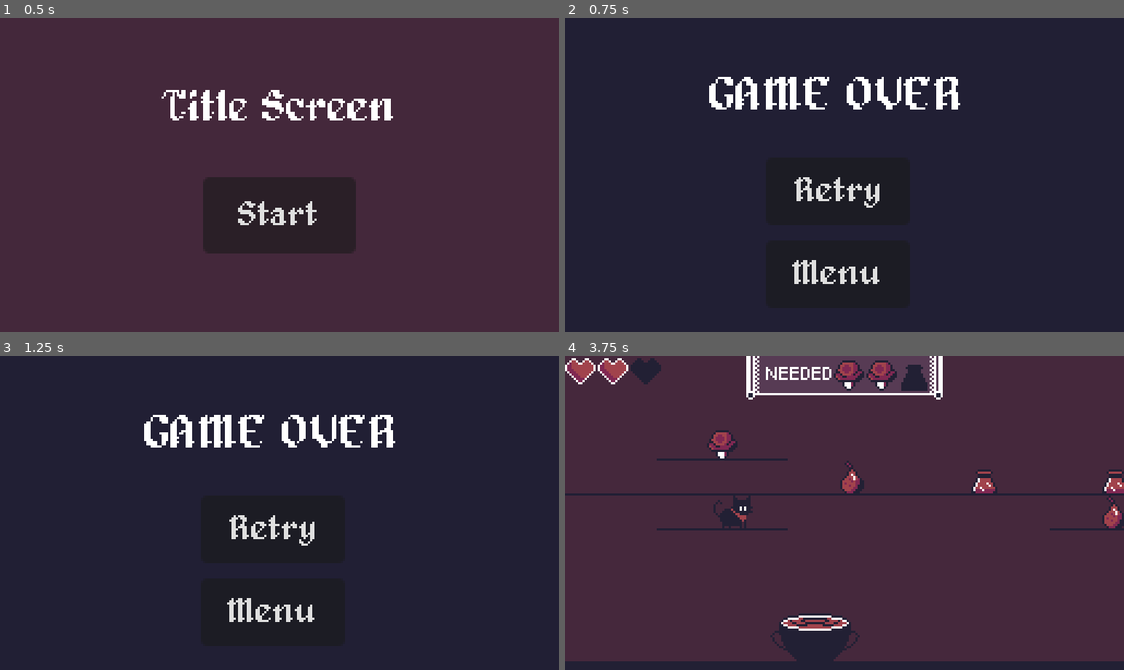
Above: before the commit, frames 1-4 (two rows, left to right).
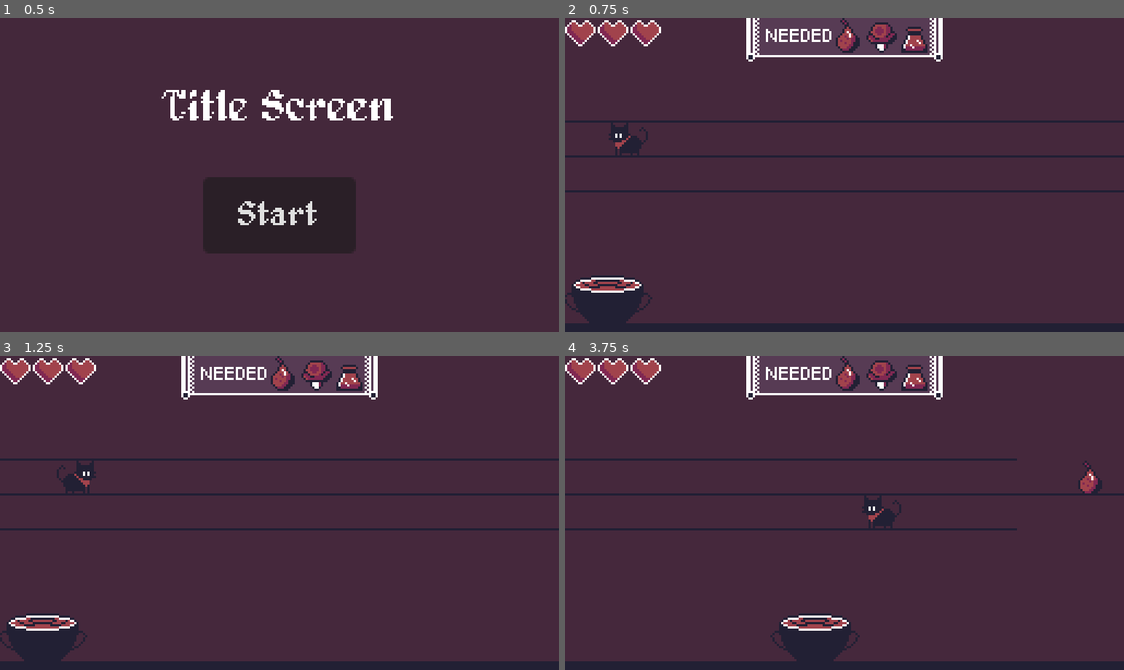
Above: after the commit, the same moments.

Repository: Bazooh/BlackCatJam
Game: Godot game, scene res://ui/menu.tscn
Two runs of this game, one before a commit and one after it. Both use one fixed random seed, a clock stepped at 60 frames per second and the inputs below.
Inputs (mouse positions are in pixels of both pictures, inside the frame that each line leads up to):
- Up to frame 1 (0.5 s): no input
- Up to frame 2 (0.75 s): click "Start" at 0.5 s
- Up to frame 3 (1.25 s): no input
- Up to frame 4 (3.75 s): click (838, 528) at 1.25 s, where only the run before the commit has a clickable "Retry"; hold Right (right) 2.03-2.78 s; hold S (down) 2.78-3.53 s; hold Right (right) from 3.53 s (still down)

Frame 1 is identical in both runs. In frame 2, 93% of the frame differs, in the area x 0-100%, y 0-98%; in frame 3, 93%; in frame 4, 4.1%.

Commit message:
Generator tweaks
- Intro section without ingredients or holes
- Offset ingredients randomly when spawned
- Some value tweaks
- Bug fix

Diff:
--- a/entities/cat.gd
+++ b/entities/cat.gd
@@ -11,6 +11,15 @@
 @onready var check_holes: Area2D = $CheckHoles
 @onready var rect: Rect2 = $CollisionShape.shape.get_rect()
 
+var min_x : float
+var max_x : float
+
+const size : float = 16
+const edge_x : float = 256
+
+func _ready():
+	min_x = size / 2
+	max_x = edge_x - size / 2
 
 func change_direction():
 	direction *= -1
@@ -59,7 +68,7 @@
 	elif Input.is_action_just_pressed("down") and can_go_down():
 		position.y += PLATFORM_MARGIN
 
-	if not has_platform_below() or check_holes.global_position.x < 0 or check_holes.global_position.x > get_viewport_rect().size.x:
+	if not has_platform_below() or check_holes.global_position.x < min_x or check_holes.global_position.x > max_x:
 		change_direction()
 
 		await get_tree().create_timer(2 * delta).timeout
--- a/entities/items/cat_effects/drop.gd
+++ b/entities/items/cat_effects/drop.gd
@@ -3,7 +3,7 @@
 
 @export var drop_speed: float = 300.0
 
-const floor_y : int = 130
+const floor_y : int = 143
 
 var is_dropping := false
 
--- a/entities/items/item.tscn
+++ b/entities/items/item.tscn
@@ -27,6 +27,7 @@
 
 [node name="Drop" type="Node" parent="CatEffects"]
 script = ExtResource("3_kghsp")
+drop_speed = 200.0
 
 [node name="WitchEffects" type="Node" parent="."]
 unique_name_in_owner = true
--- a/level/level.tscn
+++ b/level/level.tscn
@@ -25,6 +25,7 @@
 [node name="Platforms" type="Node2D" parent="." node_paths=PackedStringArray("witch")]
 script = ExtResource("4_dyxyi")
 platform_density = 0.6
+ingredient_density = 0.9
 grid_y_offset = 48
 witch = NodePath("../Witch")
 
--- a/level/level_generator.gd
+++ b/level/level_generator.gd
@@ -4,12 +4,19 @@
 const platform_node = preload("res://level/Platform.tscn")
 const directions = [Vector2i(0, 1), Vector2i(0, -1), Vector2i(1, 0), Vector2i(-1, 0)]
 
+@export_group("Intro Settings")
+@export var intro_platform_density: float = 1
+@export var intro_ingredient_density: float = 0
+@export var intro_length: int = 1
+
+@export_group("Main Settings")
 @export var platform_density: float = 0.4
 @export var ingredient_density: float = 1.0
 @export var chunk_length: int = 5
 @export var n_chunks: int = 2
 @export var height: int = 3
 @export var speed: float = 20.0
+@export var ingredient_offset: float = 20
 
 @export var grid_y_offset: int = 32
 
@@ -20,6 +27,8 @@
 
 var ingredient_nodes: Array = []
 var platforms: Array = []
+
+var chunk_number := 0
 
 
 func init_grid() -> Array:
@@ -80,7 +89,7 @@
 		for x in range(chunk_length):
 			chunk_grid.append([])
 			for y in range(height):
-				chunk_grid[x].append(randf() < platform_density)
+				chunk_grid[x].append(randf() < get_platform_density())
 
 		chunk_grid[0][1] = true
 		chunk_grid[chunk_length - 1][1] = true
@@ -91,7 +100,7 @@
 func get_random_ingredient() -> Ingredient:
 	for recipe_ingredient: Ingredient.Type in witch.recipe:
 		var is_in_screen: bool = false
-		for ingredient: Item in ingredient_nodes:
+		for ingredient in ingredient_nodes:
 			if is_instance_valid(ingredient) and ingredient is Ingredient and ingredient.type == recipe_ingredient:
 				is_in_screen = true
 				break
@@ -105,16 +114,19 @@
 func generate_chunk(idx: int) -> void:
 	var chunk_grid: Array = generate_chunk_grid()
 
+
 	for x in range(chunk_length):
 		for y in range(height):
 			grid[idx*chunk_length + x][y] = chunk_grid[x][y]
 
-			if chunk_grid[x][y] and randf() < ingredient_density:
+			if chunk_grid[x][y] and randf() < get_ingredient_density():
 				var ingredient = get_random_ingredient()
 				ingredient.position = Vector2((idx*chunk_length + x) * platform_size, y * 16 + grid_y_offset)
+				ingredient.position.x += randf_range(-1, 1) * ingredient_offset
 				ingredient_nodes.append(ingredient)
 				add_child(ingredient)
 
+	chunk_number += 1
 
 func move_grid() -> void:
 	for y in range(height):
@@ -165,3 +177,13 @@
 		generate_chunk(n_chunks - 1)
 		grid_to_node()
 		position.x += chunk_length * platform_size
+
+func get_platform_density() -> float:
+	if chunk_number < intro_length:
+		return intro_platform_density
+	return platform_density
+
+func get_ingredient_density() -> float:
+	if chunk_number < intro_length:
+		return intro_ingredient_density
+	return ingredient_density
Not shown: 1 places in level/level.tscn that only renumber resources
